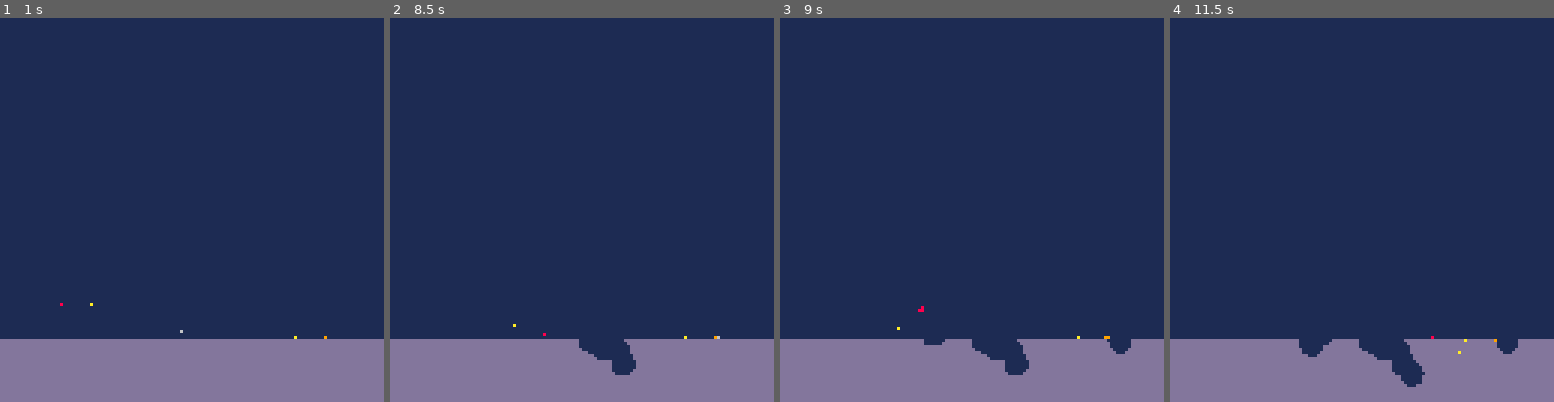
Above: before the commit, frames 1-4 (left to right).
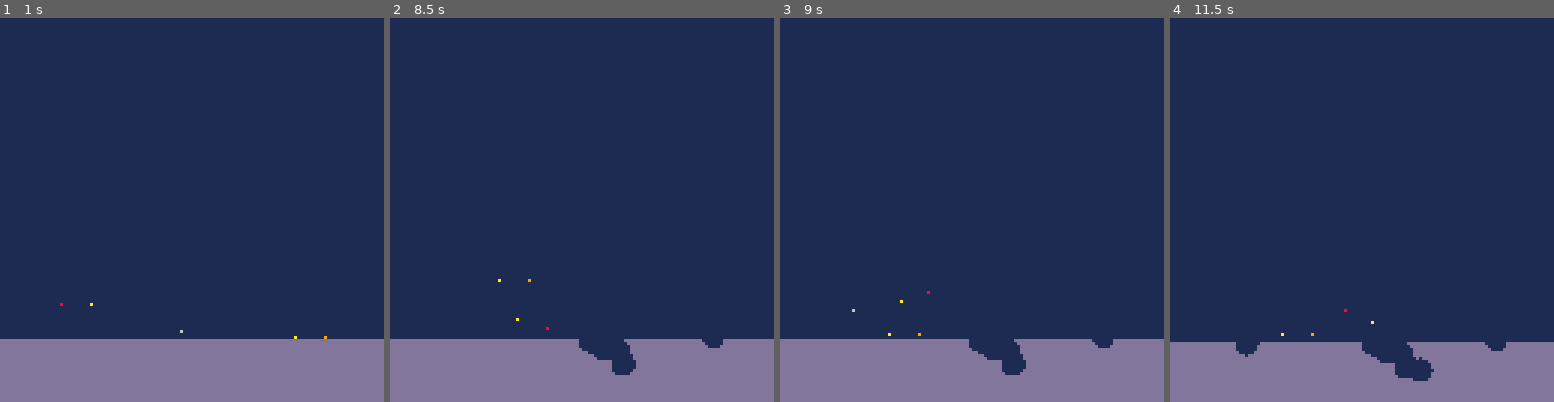
Above: after the commit, the same moments.

Repository: iamapea/miniature_jam
Game: PICO-8 cartridge mini.p8
The game is run twice, just before and just after one commit, with the same random seed, the same clock (stepped at 60 frames per second) and the same inputs.
Inputs:
- Up to frame 1 (1 s): tap X (X key) at 0.33 s; tap O (Z key) at 0.7 s
- Up to frame 2 (8.5 s): tap X (X key) at 1.07, 1.85, 2.97, 4.08, 5.2, 6.32, 7.43 s; hold Right 1.6-2.1 s; tap O (Z key) every 0.4 s from 1.7 to 8.1 s; hold Up 2.15-2.42 s; hold Right 2.47-3.03 s; hold Left 3.08-3.58 s; hold Down 3.63-3.97 s; hold Right 4.02-4.68 s; hold Up 4.73-5.03 s; hold Left 5.08-5.68 s; hold Down 5.73-6.03 s; hold Right 6.08-6.58 s; hold Right 6.63-7.13 s; hold Up 7.18-7.45 s; hold Right 7.5-8.07 s; hold Left from 8.12 s (still down)
- Up to frame 3 (9 s): tap O (Z key) at 8.5, 8.9 s; tap X (X key) at 8.55 s; release Left at 8.62 s; hold Down from 8.67 s (still down)
- Up to frame 4 (11.5 s): release Down at 9 s; hold Right 9.05-9.72 s; tap O (Z key) every 0.4 s from 9.3 to 11.3 s; tap X (X key) at 9.67, 10.78 s; hold Up 9.77-10.07 s; hold Left 10.12-10.72 s; hold Down 10.77-11.07 s; hold Right from 11.12 s (still down)

Frame 1 is identical in both runs. In frame 2, 0.2% of the frame differs, in the area x 28-87%, y 67-86%; in frame 3, 0.5%; in frame 4, 1.5%, in the area x 0-100%, y 75-97%.

Commit message:
collision of bullets with players. collision between bullets doesn't work yet...

Diff:
--- a/mini.p8
+++ b/mini.p8
@@ -59,8 +59,7 @@
 function _update60()
  --run shake when intensity high
  if intensity > 0 then shake() end
- --scale up player size on shake
- player_size = intensity/4.2
+
  --up, increase shake
  --if btnp(⬆️)
  --and shake_control < 10 then
@@ -91,6 +90,7 @@
 		 b.remove = true
 		end
  end
+ collision_bullets(p)
  cleanup_bullets()
 end
 
@@ -139,11 +139,7 @@
  --draw players
  for p in all(players) do
   pset(p.x,p.y,p.c)
-  --draw bigger player during shake
-  pset(p.x-player_size,p.y,p.c)
-  pset(p.x+player_size,p.y,p.c)
-  pset(p.x,p.y-player_size,p.c)
-  --pset(p.x,p.y+player_size,p.c)
+  pset(p.x,p.y,p.c)
   --draw crosshair
   pset(p.x+cos(p.aim/2+0.25)*10,
        p.y+sin(p.aim/2+0.25)*10,col_ch)
@@ -214,6 +210,7 @@
  it.is_explosive = true
  it.exploded = false
  it.remove = false
+ it.launch_time = time()
  return it
 end
 
@@ -286,6 +283,34 @@
   return true
  end
  return false
+end
+
+function collision_bullets()
+ i_bullets_exp = {}
+ --ceck collision between bullets
+ for i = 1,#bullets do
+  for j = 1,#bullets do
+   if not i == j then
+    if distance(bullets[i],
+                bullets[j]) < 1.5 then
+     add(i_bullets_exp,i)
+     add(i_bullets_exp,j)
+     --todo fix
+    end
+   end
+  end
+  for j = 1,#players do
+   if distance(bullets[i],
+               players[j]) < 1.5 and
+      time()-bullets[i].launch_time > 0.1 then
+    add(i_bullets_exp,i)
+   end
+  end
+ end
+ -- explode collided bullets
+ for i in all(i_bullets_exp) do
+  explode(bullets[i])
+ end
 end
 
 function explode(t)
Not shown, changed: the music (__music__) section of mini.p8
Not shown, changed: the sound effects (__sfx__) section of mini.p8
